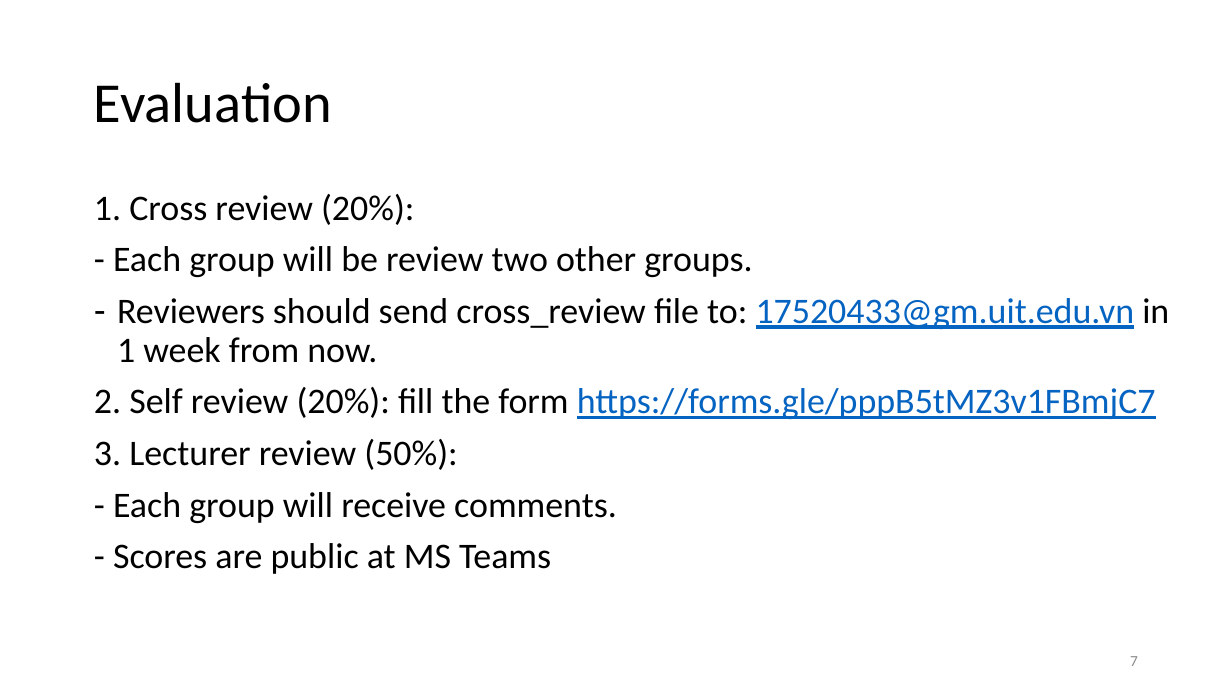
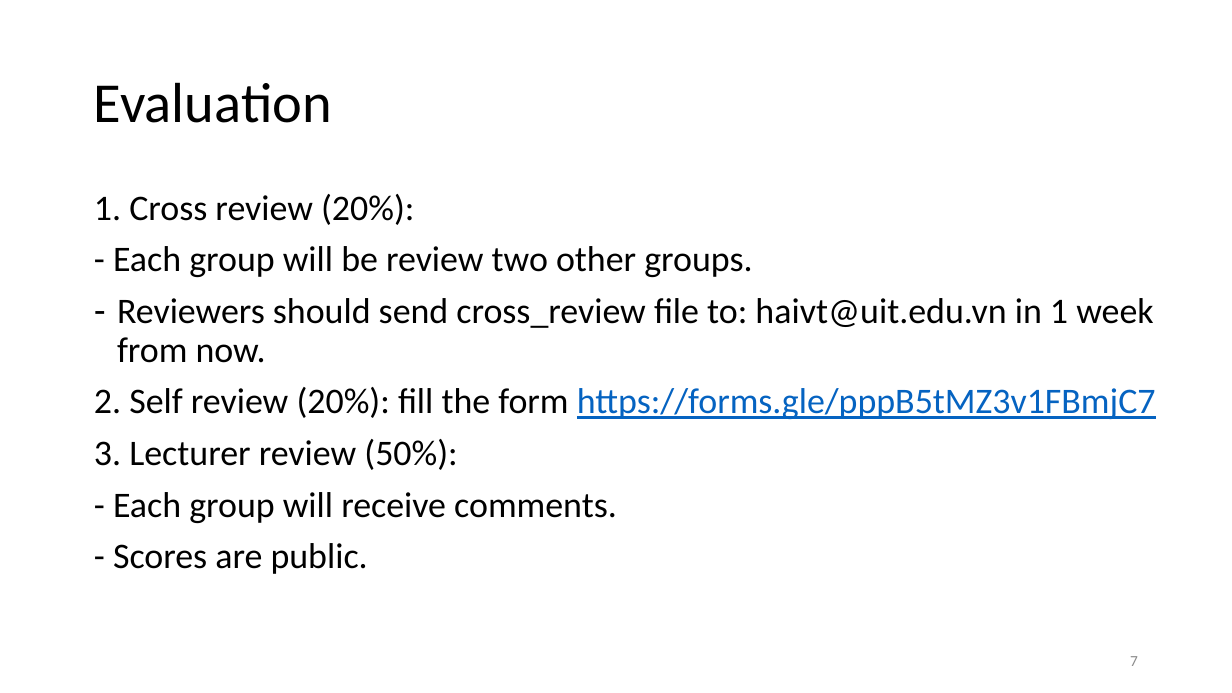
Before and after one commit to vutuanhai237/CourseMaterials, a slide deck: slide 7 of CS4273-Introduce to Software Engineering/Slides/Lab 6. Evaluation.pptx. Drawn at 1232x693 pixels with LibreOffice and Linux fonts; fonts in the diff are those of the drawing. Boxes give left, top, right and bottom in pixels: in the first picture for what was removed or moved away, otherwise in the second. Text is boxed around its words. In the diff, an @@ line names an element or a change of style, - is before the commit and + after.

Commit message:
Update scores

```diff
--- a/CS4273-Introduce to Software Engineering/Slides/Lab 6. Evaluation.pptx
+++ b/CS4273-Introduce to Software Engineering/Slides/Lab 6. Evaluation.pptx
@@ text at [117,298,1153,363]: text changed @@
-– Reviewers should send cross_review file to: 17520433@gm.uit.edu.vn in 1 week from now.
+– Reviewers should send cross_review file to: haivt@uit.edu.vn in 1 week from now.
@@ text at [113,543,368,574]: text changed @@
-- Scores are public at MS Teams
+- Scores are public.
```
Also in this commit, not shown: 2 other slides changed, 32 other files.
